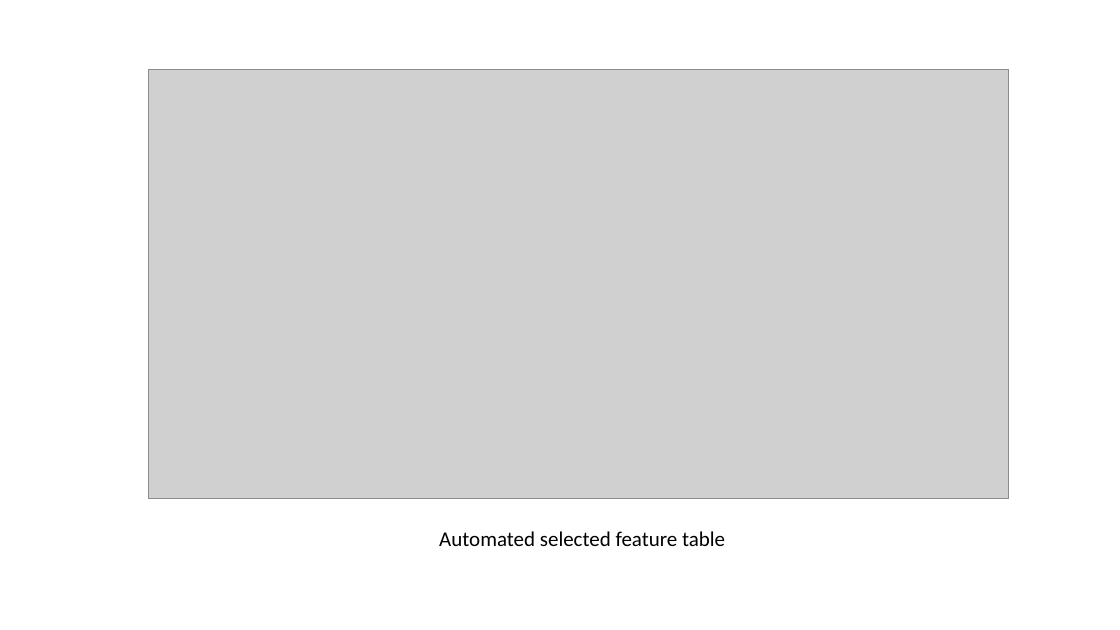
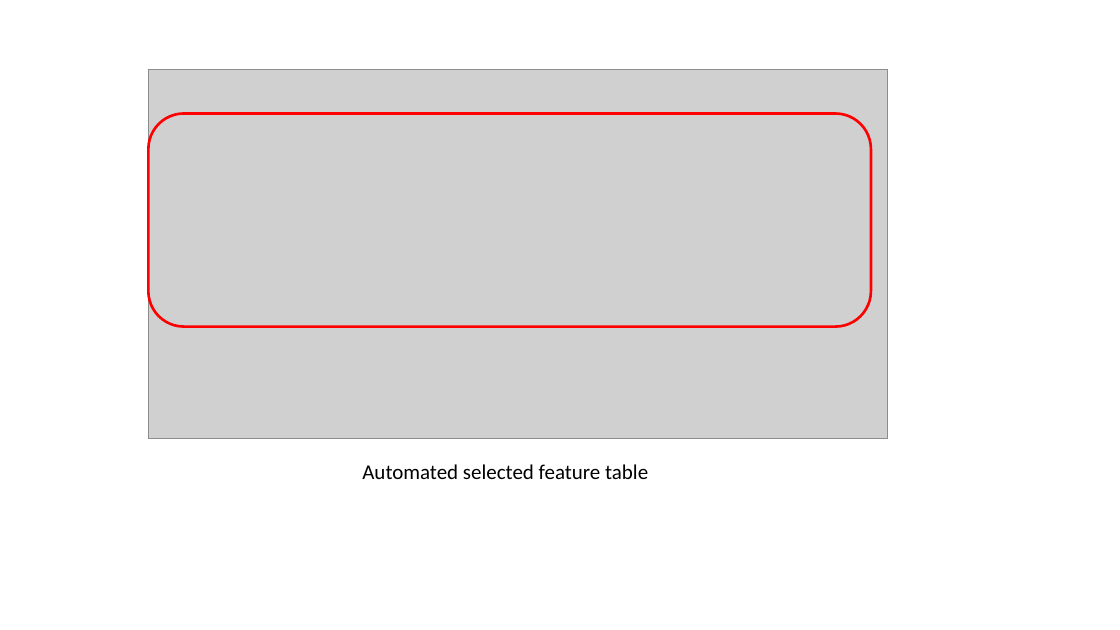
Before and after one commit to Crispae/CPR_data, a slide deck: slide 20 of NewCPRdata.pptx (slide 11 before the commit). Drawn at 1120x630 pixels with LibreOffice and Linux fonts; fonts in the diff are those of the drawing; grey boxes stand for pictures. Boxes give left, top, right and bottom in pixels: in the first picture for what was removed or moved away, otherwise in the second. Text is boxed around its words. In the diff, an @@ line names an element or a change of style, - is before the commit and + after.

Commit message:
ppt updated

```diff
--- a/NewCPRdata.pptx
+++ b/NewCPRdata.pptx
@@ picture: place and size @@
-picture at bbox=[149, 70, 1009, 499]
+picture at bbox=[149, 70, 888, 439]
@@ rounded rectangle added at bbox=[149, 113, 871, 327], outline #FF0000 2.25 pt @@
@@ text "Automated selected feature table": place and size @@
-text "Automated selected feature table" at bbox=[439, 531, 725, 546]
+text "Automated selected feature table" at bbox=[362, 464, 648, 479]
```
Also in this commit, not shown: 11 slides added.
